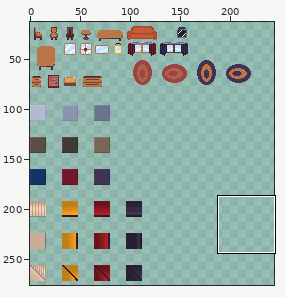
Sprite sheet -- assets/sprites/tileset/all_tileset.png. Above, an overview of the earlier version with the close-up marked.
Close-up. Before the commit:
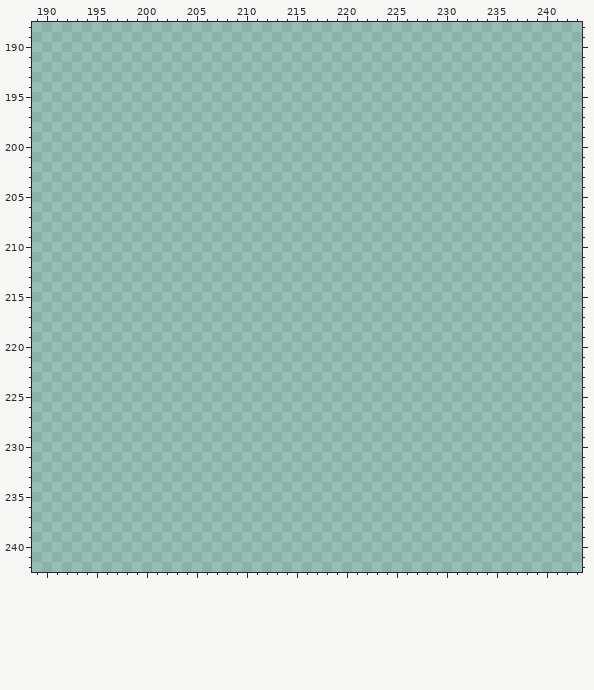
The file is 256x288 pixels. Colours within 5 levels of each other are drawn and written as one. Shown: x 189..243, y 188..242. The wide view leaves out empty margins. The commit also changed other parts of the picture, which this record leaves out.
Now the later version:
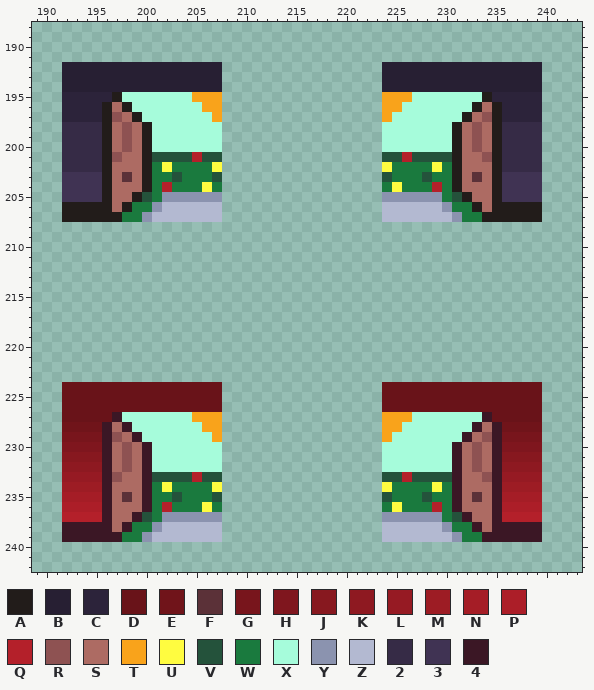
Palette (. is transparent): A #221c1a  B #271f33  C #2c233a  D #691319  E #70141a  F #5b3138  G #78151c  H #7f161e  J #87181f  K #8e1921  L #961a23  M #9d1c24  N #a51d26  P #ac1e28  Q #b4202a  R #8e5252  S #ad6b63  T #f9a31b  U #fffc40  V #24523b  W #1a7a3e  X #a6fcdb  Y #8b93af  Z #b3b9d1  2 #362b46  3 #403353  4 #3b1725
What changed:
y 192..194: x 192..207 ................ -> BBBBBBBBBBBBBBBB; x 224..239 ................ -> BBBBBBBBBBBBBBBB
y 195: x 192..207 ................ -> CCCCCAXXXXXXXTTT; x 224..239 ................ -> TTTXXXXXXXACCCCC
y 196: x 192..207 ................ -> CCCCASAXXXXXXXTT; x 224..239 ................ -> TTXXXXXXXASACCCC
y 197: x 192..207 ................ -> CCCCARSAXXXXXXXT; x 224..239 ................ -> TXXXXXXXASRACCCC
y 198..200: x 192..207 ................ -> 2222ASRSAXXXXXXX; x 224..239 ................ -> XXXXXXXASRSA2222
y 201: x 192..207 ................ -> 2222ARSSAVVVVQVV; x 224..239 ................ -> VVQVVVVASSRA2222
y 202: x 192..207 ................ -> 2222ASSSAWUWWWWU; x 224..239 ................ -> UWWWWUWASSSA2222
y 203: x 192..207 ................ -> 3333ASFSAWWVWWWV; x 224..239 ................ -> VWWWVWWASFSA3333
y 204: x 192..207 ................ -> 3333ASSSAWQWWWUW; x 224..239 ................ -> WUWWWQWASSSA3333
y 205: x 192..207 ................ -> 3333ASSAVWYYYYYY; x 224..239 ................ -> YYYYYYWVASSA3333
y 206: x 192..207 ................ -> AAAAASAWWYZZZZZZ; x 224..239 ................ -> ZZZZZZYWWASAAAAA
y 207: x 192..207 ................ -> AAAAAAWWYZZZZZZZ; x 224..239 ................ -> ZZZZZZZYWWAAAAAA
y 224..226: x 192..207 ................ -> DDDDDDDDDDDDDDDD; x 224..239 ................ -> DDDDDDDDDDDDDDDD
y 227: x 192..207 ................ -> DDDDD4XXXXXXXTTT; x 224..239 ................ -> TTTXXXXXXX4DDDDD
y 228: x 192..207 ................ -> EEEE4S4XXXXXXXTT; x 224..239 ................ -> TTXXXXXXX4S4EEEE
y 229: x 192..207 ................ -> GGGG4RS4XXXXXXXT; x 224..239 ................ -> TXXXXXXX4SR4GGGG
y 230: x 192..207 ................ -> HHHH4SRS4XXXXXXX; x 224..239 ................ -> XXXXXXX4SRS4HHHH
y 231: x 192..207 ................ -> JJJJ4SRS4XXXXXXX; x 224..239 ................ -> XXXXXXX4SRS4JJJJ
y 232: x 192..207 ................ -> KKKK4SRS4XXXXXXX; x 224..239 ................ -> XXXXXXX4SRS4KKKK
y 233: x 192..207 ................ -> LLLL4RSS4VVVVQVV; x 224..239 ................ -> VVQVVVV4SSR4LLLL
y 234: x 192..207 ................ -> MMMM4SSS4WUWWWWU; x 224..239 ................ -> UWWWWUW4SSS4MMMM
y 235: x 192..207 ................ -> NNNN4SFS4WWVWWWV; x 224..239 ................ -> VWWWVWW4SFS4NNNN
y 236: x 192..207 ................ -> PPPP4SSS4WQWWWUW; x 224..239 ................ -> WUWWWQW4SSS4PPPP
y 237: x 192..207 ................ -> QQQQ4SS4VWYYYYYY; x 224..239 ................ -> YYYYYYWV4SS4QQQQ
y 238: x 192..207 ................ -> 44444S4WWYZZZZZZ; x 224..239 ................ -> ZZZZZZYWW4S44444
y 239: x 192..207 ................ -> 444444WWYZZZZZZZ; x 224..239 ................ -> ZZZZZZZYWW444444
